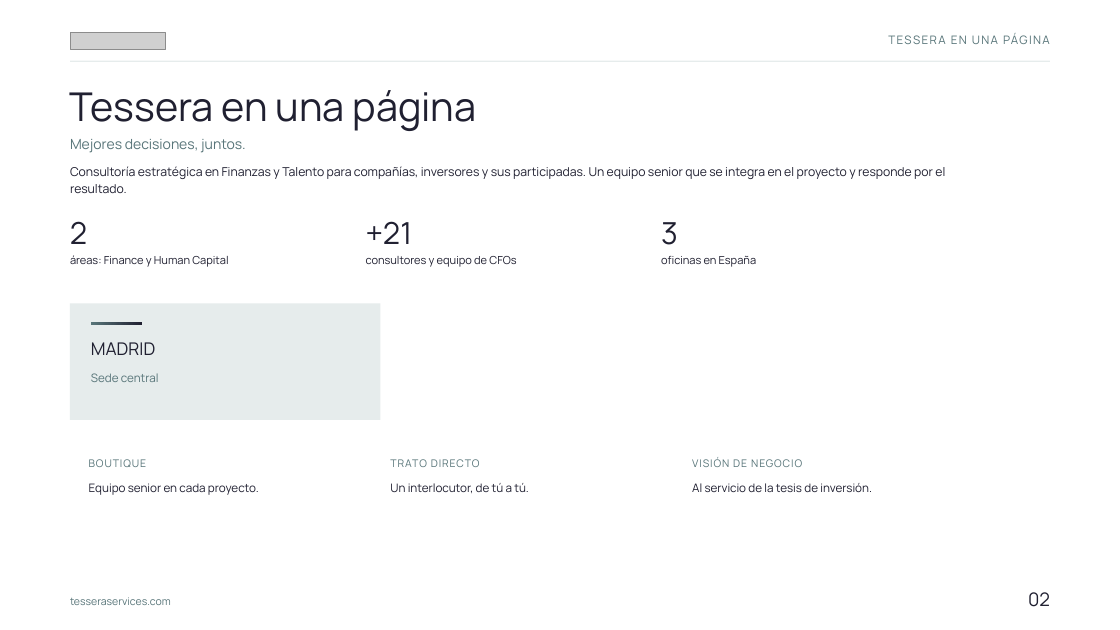
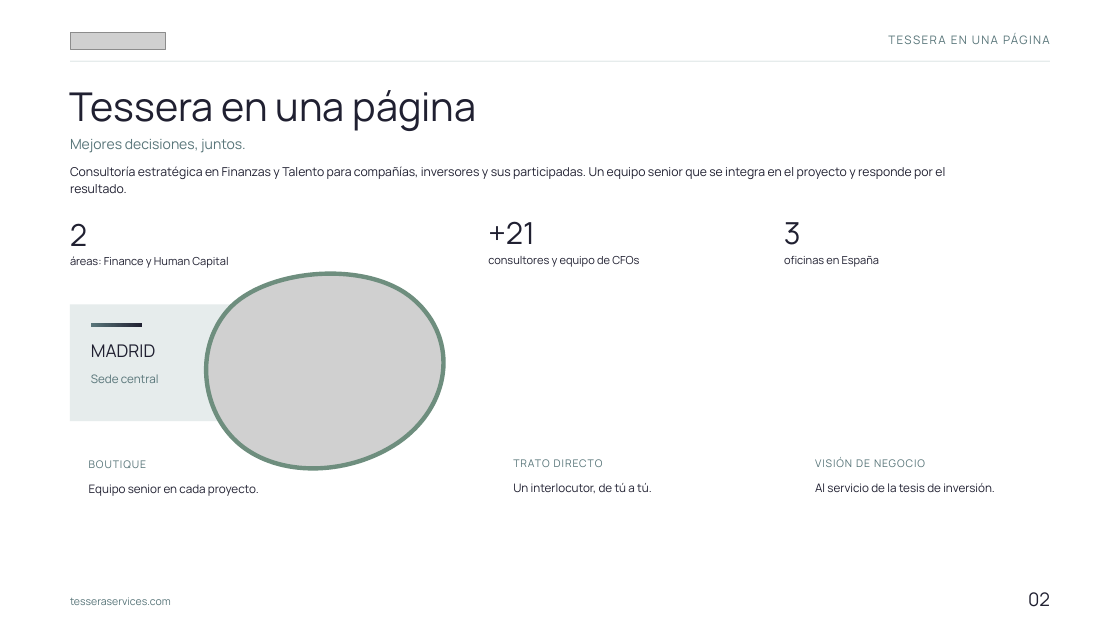
Before and after one commit to Tesserers/TESSAIX, a slide deck: slide 3 of plantilla_hc_finance.pptx. Drawn at 1120x630 pixels with LibreOffice and Linux fonts; fonts in the diff are those of the drawing; grey boxes stand for pictures. Boxes give left, top, right and bottom in pixels: in the first picture for what was removed or moved away, otherwise in the second. Text is boxed around its words. In the diff, an @@ line names an element or a change of style, - is before the commit and + after.

```diff
--- a/plantilla_hc_finance.pptx
+++ b/plantilla_hc_finance.pptx
@@ picture added at <box>206,274,444,469</box> @@
@@ 6 texts, 2 rectangles: place and size @@
-6 texts, 2 rectangles at <box>70,221,872,523</box>
+6 texts, 2 rectangles at <box>193,221,995,523</box>
@@ rectangle removed at <box>674,441,957,523</box> @@
@@ text "TRATO DIRECTO": place and size @@
-text "TRATO DIRECTO" at <box>390,459,480,467</box>
+text "TRATO DIRECTO" at <box>513,459,603,467</box>
@@ text "Un interlocutor, de tú a ...": place and size @@
-text "Un interlocutor, de tú a ..." at <box>390,483,529,493</box>
+text "Un interlocutor, de tú a ..." at <box>513,483,652,493</box>
```
Also in this commit, not shown: 10 other slides changed, 7 other files.
